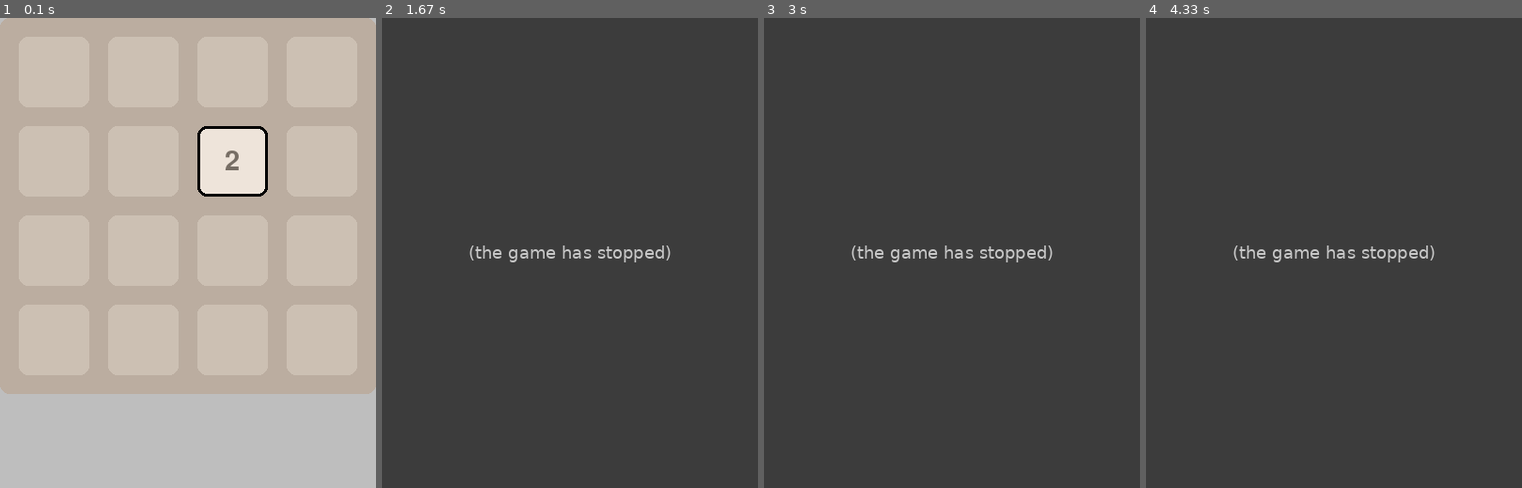
Above: before the commit, frames 1-4 (left to right).
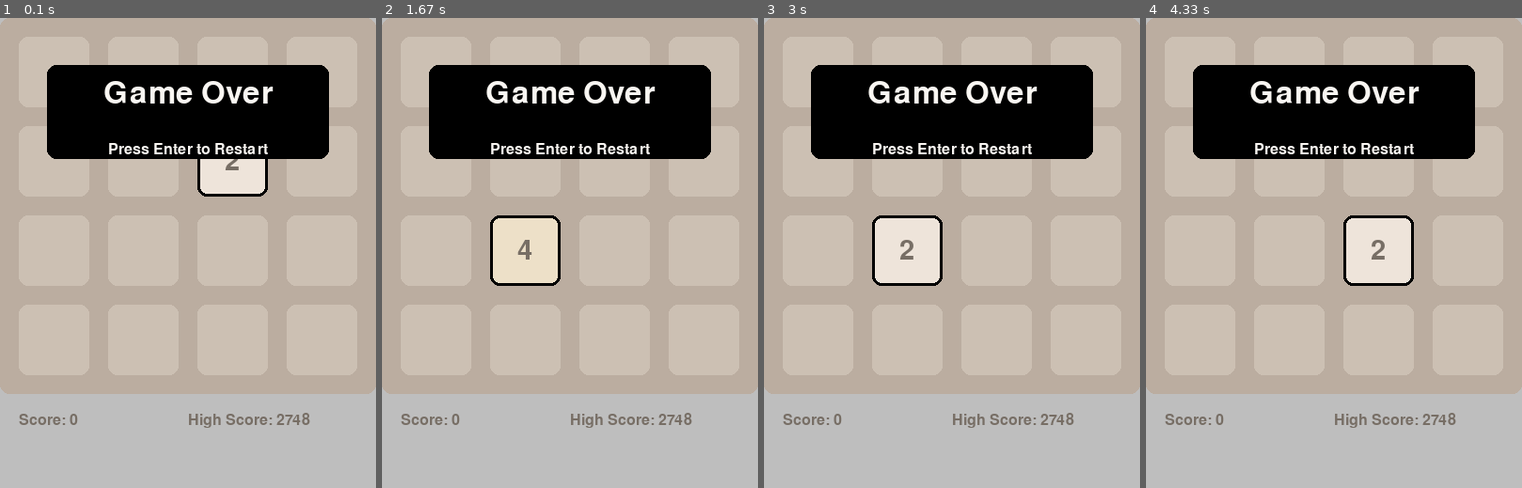
Above: after the commit, the same moments.

Repository: Acidicts/Pygame-2048
Game: pygame game, started from main.py
Same seed, same stepped clock (60 frames per second), same inputs: the game is played once before the commit and once after it.
Inputs:
- Up to frame 1 (0.1 s): no input
- Up to frame 2 (1.67 s): hold Enter 0.33-0.8 s; hold Right 0.33-0.8 s; tap Enter at 0.83 s
- Up to frame 3 (3 s): hold Up 1.67-2.13 s; tap Enter at 2.17 s
- Up to frame 4 (4.33 s): hold Left 3-3.53 s; hold Enter 3.57-4.03 s; hold Down 3.57-4.03 s; tap Enter at 4.07 s

The runs differ from the first frame. In frame 1, 15% of the frame differs, in the area x 5-88%, y 10-88%; in frame 2, 100%; in frame 3, 100%; in frame 4, 100%, in the area x 0-100%, y 0-100%.
Error before the commit: NameError: name 'move_right' is not defined (main.py line 57); the game stopped at 0.8 s (later frames are placeholders)

Commit message:
Part 2 - Game Functional and Playable

Diff:
--- /dev/null
+++ b/high_score.txt
@@ -0,0 +1 @@
+2748
--- a/main.py
+++ b/main.py
@@ -29,9 +29,34 @@
            }
 
 board_values = [[0 for _ in range(4)] for _ in range(4)]
+game_over = False
+spawn_new = True
+init_count = 0
+direction = ''
+score = 0
+file = open('high_score.txt', 'r')
+init_high = int(file.readline())
+file.close()
+high_score = init_high
+
+
+def draw_over():
+    go_bg = pygame.rect.Rect(50, 50, 300, 100)
+    rec = pygame.draw.rect(win, "black", go_bg, 0, 10)
+
+    game_over_text = pygame.font.SysFont("Comfortaa-Regular.ttf", 48).render("Game Over", True, colours['light text'])
+    game_over_text1 = pygame.font.SysFont("Comfortaa-Regular.ttf", 24).render("Press Enter to Restart", True,
+                                                                         colours['light text'])
+
+    text_rect = game_over_text.get_rect(center=(rec.center[0], rec.center[1] - 20))
+    text_rect1 = game_over_text1.get_rect(center=(rec.center[0], rec.center[1] + 40))
+
+    win.blit(game_over_text, text_rect)
+    win.blit(game_over_text1, text_rect1)
 
 
 def take_turn(dirc, board):
+    global score
     merged = [[False for _ in range(4)] for _ in range(4)]
     if dirc == 'UP':
         for i in range(4):
@@ -46,17 +71,62 @@
                         board[i][j] = 0
                     if board[i - shift - 1][j] == board[i - shift][j] and not merged[i - shift - 1][j]:
                         board[i - shift - 1][j] *= 2
+                        score += board[i - shift - 1][j]
                         board[i - shift][j] = 0
                         merged[i - shift - 1][j] = True
 
     elif dirc == 'DOWN':
-        board = move_down(board)
+        for i in range(3):
+            for j in range(4):
+                shift = 0
+                for q in range(i + 1):
+                    if board[3 - q][j] == 0:
+                        shift += 1
+                if shift > 0:
+                    board[2 - i + shift][j] = board[2 - i][j]
+                    board[2 - i][j] = 0
+                if 3 - i + shift <= 3:
+                    if board[2 - i + shift][j] == board[3 - i + shift][j] and not merged[3 - i + shift][j] \
+                            and not merged[2 - i + shift][j]:
+                        board[3 - i + shift][j] *= 2
+                        score += board[3 - i + shift][j]
+                        board[2 - i + shift][j] = 0
+                        merged[3 - i + shift][j] = True
     elif dirc == 'LEFT':
-        board = move_left(board)
+        for i in range(4):
+            for j in range(4):
+                shift = 0
+                for q in range(j):
+                    if board[i][q] == 0:
+                        shift += 1
+                if shift > 0:
+                    board[i][j - shift] = board[i][j]
+                    board[i][j] = 0
+                if board[i][j - shift - 1] == board[i][j - shift] and not merged[i][j - shift - 1] \
+                        and not merged[i][j - shift]:
+                    board[i][j - shift - 1] *= 2
+                    score += board[i][j - shift - 1]
+                    board[i][j - shift] = 0
+                    merged[i][j - shift - 1] = True
     elif dirc == 'RIGHT':
-        board = move_right(board)
-
-    return board
+        for i in range(4):
+            for j in range(3):
+                shift = 0
+                for q in range(j + 1):
+                    if board[i][3 - q] == 0:
+                        shift += 1
+                if shift > 0:
+                    board[i][2 - j + shift] = board[i][2 - j]
+                    board[i][2 - j] = 0
+                if 3 - j + shift <= 3:
+                    if board[i][2 - j + shift] == board[i][3 - j + shift] and not merged[i][3 - j + shift] \
+                            and not merged[i][2 - j + shift]:
+                        board[i][3 - j + shift] *= 2
+                        score += board[i][3 - j + shift]
+                        board[i][2 - j + shift] = 0
+                        merged[i][3 - j + shift] = True
+
+    return board, True
 
 
 def new_piece(board):
@@ -82,6 +152,11 @@
 
 def draw_board():
     pygame.draw.rect(win, colours['bg'], [0, 0, 400, 400], 0, 10)
+    score_text = pygame.font.SysFont("freesansbold.ttf", 24).render(f'Score: {score}', True, colours['dark text'])
+    high_score_text = pygame.font.SysFont("freesansbold.ttf", 24).render(f'High Score: {high_score}', True,
+                                                                         colours['dark text'])
+    win.blit(score_text, (20, 420))
+    win.blit(high_score_text, (200, 420))
 
 
 def draw_pieces(board):
@@ -109,10 +184,8 @@
 
 
 run = True
-spawn_new = True
-direction = ''
 while run:
-    clock.tick(fps)
+    clock.tick(60)
     win.fill('gray')
 
     draw_board()
@@ -120,11 +193,20 @@
 
     if spawn_new:
         board_values, game_over = new_piece(board_values)
+        game_over = True
         spawn_new = False
 
     if direction != '':
-        board_values = take_turn(direction, board_values)
+        board_values, spawn_new = take_turn(direction, board_values)
         direction = ''
+
+    if game_over:
+        draw_over()
+        if score > high_score:
+            high_score = score
+            file = open('high_score.txt', 'w')
+            file.write(str(high_score))
+            file.close()
 
     for event in pygame.event.get():
         if event.type == pygame.QUIT:
@@ -142,4 +224,13 @@
             elif event.key == pygame.K_RIGHT:
                 direction = 'RIGHT'
 
+            if game_over:
+                if event.key == pygame.K_RETURN:
+                    board_values = [[0 for _ in range(4)] for _ in range(4)]
+                    game_over = False
+                    init_count = 0
+                    direction = ''
+                    spawn_new = True
+                    score = 0
+
     pygame.display.flip()
Binary file added: Comfortaa-Regular.ttf
